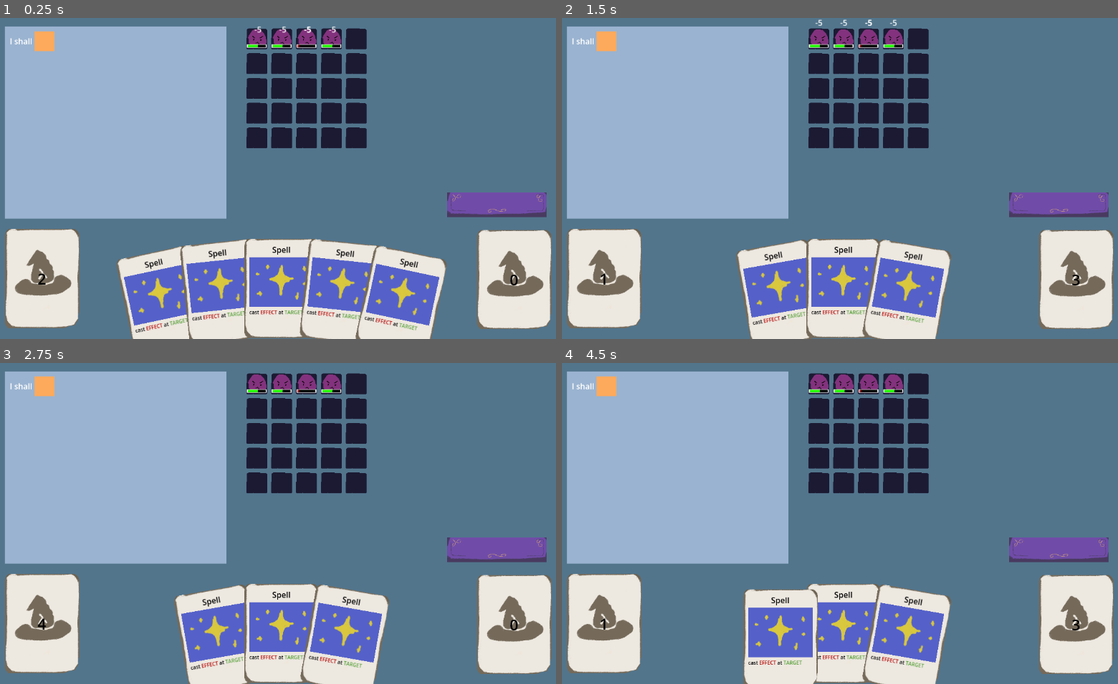
Above: before the commit, frames 1-4 (two rows, left to right).
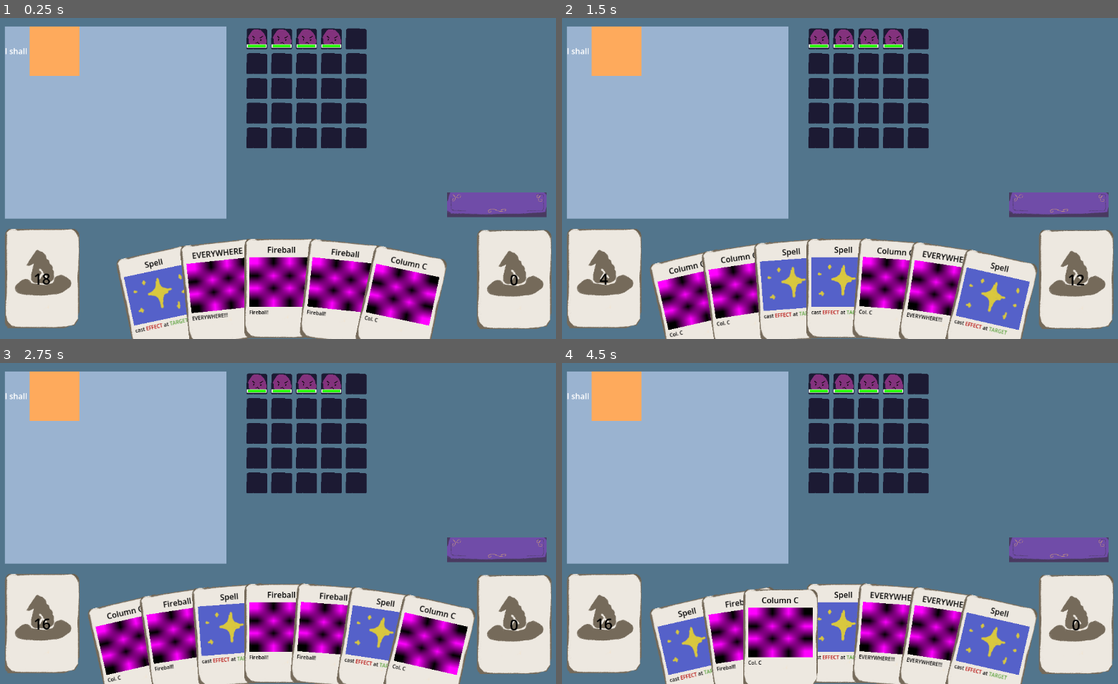
Above: after the commit, the same moments.

Repository: FlyingCheeseDemon/lexomancer
Game: Godot game, scene res://scenes/main.tscn
Same seed, same stepped clock (60 frames per second), same inputs: the game is played once before the commit and once after it.
Inputs (mouse positions are in pixels of both pictures, inside the frame that each line leads up to):
- Up to frame 1 (0.25 s): no input
- Up to frame 2 (1.5 s): click (1056, 204) at 0.5 s; click (1056, 204) at 1.25 s
- Up to frame 3 (2.75 s): click (494, 549) at 2 s
- Up to frame 4 (4.5 s): tap Enter at 2.75, 4.25 s; drag from (606, 623) to (895, 452) at 2.77 s; tap Space at 3.5 s; drag from (1073, 623) to (812, 587) at 3.52 s; move the mouse to (778, 639) at 4.27 s; click (778, 639) at 4.42 s

The runs differ from the first frame. In frame 1, 8.7% of the frame differs, in the area x 0-79%, y 2-98%; in frame 2, 14%; in frame 3, 15%, in the area x 0-86%, y 2-100%; in frame 4, 15%.

Commit message:
basic logic finished

Diff:
--- a/1_resources/statements/_statement_functions.gd
+++ b/1_resources/statements/_statement_functions.gd
@@ -1,4 +1,8 @@
 class_name StatementFunctions
+
+static func execute_root(gamestate:Game,self_statement:Statement) -> void:
+	var modifying:Statement = self_statement.substatement_pointers[0]
+	modifying.execute(gamestate)
 
 static func execute_fireball(_gamestate:Game,_self_statement:Statement) -> Callable:
 	return fireball
--- /dev/null
+++ b/scenes/statement_block_receiver.tscn
@@ -0,0 +1,18 @@
+[gd_scene format=3 uid="uid://ch6lxktaygbvx"]
+
+[ext_resource type="Script" uid="uid://don3nxdkeqry7" path="res://scripts/statement_receiver.gd" id="1_t28a0"]
+
+[node name="StatementBlockReceiver" type="PanelContainer" unique_id=1191217329]
+anchors_preset = 15
+anchor_right = 1.0
+anchor_bottom = 1.0
+offset_right = -1052.0
+offset_bottom = -548.0
+grow_horizontal = 2
+grow_vertical = 2
+script = ExtResource("1_t28a0")
+
+[node name="ColorRect" type="ColorRect" parent="." unique_id=199471403]
+custom_minimum_size = Vector2(100, 100)
+layout_mode = 2
+mouse_filter = 2
--- a/scripts/battlefield.gd
+++ b/scripts/battlefield.gd
@@ -27,6 +27,9 @@
 		return true
 
 func get_entity_from_position(coordinate:Vector2i) -> Entity:
+	var entity = battlefield_grid[coordinate[0]][coordinate[1]]
+	if not is_instance_valid(entity):
+		battlefield_grid[coordinate[0]][coordinate[1]] = null
 	return battlefield_grid[coordinate[0]][coordinate[1]]
 
 #func attack_fields(positions:Array[Vector2i],attack_function:Callable) -> void:
--- a/scripts/card_areas.gd
+++ b/scripts/card_areas.gd
@@ -18,12 +18,36 @@
 		new_card = Card.from_statement(fireball)
 		deck.add_top_deck(new_card)
 
+	for i in range(7):
+		fireball = statement_manager.get_statement_by_name("fireball")
+		new_card = Card.from_statement(fireball)
+		deck.add_top_deck(new_card)
+
+	for i in range(7):
+		fireball = statement_manager.get_statement_by_name("column_2")
+		new_card = Card.from_statement(fireball)
+		deck.add_top_deck(new_card)
+
+	for i in range(2):
+		fireball = statement_manager.get_statement_by_name("everywhere")
+		new_card = Card.from_statement(fireball)
+		deck.add_top_deck(new_card)
+
+	deck.shuffle()
+
 	for i in range(5):
 		var drawn_card = deck.draw()
 		hand.add_card(drawn_card)
 
+	self.set_root_spell()
+
+func set_root_spell() -> void:
 	var root = statement_manager.get_statement_by_name("root")
-	spell_book.add_statement(spell_book.statement_container,root)
+	var block = StatementBlock.constructor(root)
+	spell_book.add_child(block)
+	spell_book.root_node = block
+	spell_book.root = root
+	block.connect("statement_block_clicked",_on_statement_block_clicked)
 
 func _on_hand_card_dragged_in_hand(card:CardCtrl,source_hand:Hand) -> void:
 	if not drag_drop.dragged_card:
@@ -43,14 +67,14 @@
 func _on_hand_mouse_exit(hovered_hand:Hand) -> void:
 	hovered_hand.hover_card_stop()
 
-func _end_turn_card_management() -> void:
+func end_turn_card_management() -> void:
 	# discard remaining hand
 	for card_ctrl in hand.get_children():
 		hand.remove_card(card_ctrl)
 		discard.add_top_deck(card_ctrl.card)
 		card_ctrl.queue_free()
 
-	for i in range(3):
+	for i in range(7):
 		if deck.get_length() == 0:
 			deck.card_list = discard.card_list
 			discard.card_list = []
@@ -61,3 +85,28 @@
 		var card:Card = deck.draw()
 		hand.add_card(card)
 	# redraw to ... idk 7?
+
+func add_statement_to_spellbook(target:StatementBlockReceiver, stat:Statement) -> void:
+	var block:StatementBlock = spell_book.add_statement(target, stat)
+	block.connect("statement_block_clicked",_on_statement_block_clicked)
+
+func _on_statement_block_clicked(clicked_block:StatementBlock,clicked_container:StatementBlockReceiver) -> void:
+	if not drag_drop.dragged_card:
+		return
+
+	if drag_drop.dragged_card.card.statement_node.type != clicked_container.type:
+		print("Cannot put card of type " + str(drag_drop.dragged_card.card.statement_node.type) + " into slot of type " + str(clicked_container.type))
+		return
+
+	self.add_statement_to_spellbook(clicked_container,drag_drop.dragged_card.card.statement_node)
+	discard.add_top_deck(drag_drop.dragged_card.card)
+	var temp = drag_drop.dragged_card
+	drag_drop.dragged_card = null
+	temp.queue_free()
+
+func get_root_spell() -> Statement:
+	return spell_book.root
+
+func reset_spell_blook() -> void:
+	spell_book.clear()
+	self.set_root_spell()
--- a/scripts/game.gd
+++ b/scripts/game.gd
@@ -15,16 +15,10 @@
 		enemy = entity_manager.get_entity_by_name("pink_slime")
 		battlefield.add_entity(enemy,Vector2i(i,0))
 
-	var fireball:Statement = statement_manager.get_statement_by_name("fireball")
-	var columnC:Statement = statement_manager.get_statement_by_name("column_2")
-	var every:Statement = statement_manager.get_statement_by_name("everywhere")
-	var spell:Statement = statement_manager.get_statement_by_name("spell1")
-	spell.set_substatement(fireball,0)
-	spell.set_substatement(columnC,1)
-	spell.execute(self)
-	spell.clear_substatement(1)
-	spell.set_substatement(every,1)
-	spell.execute(self)
 
 func _on_end_turn_button_button_up() -> void:
-	card_manager._end_turn_card_management()
+	var root_spell:Statement = card_manager.get_root_spell()
+	if root_spell.check_executable_recursively():
+		root_spell.execute(self)
+	card_manager.reset_spell_blook()
+	card_manager.end_turn_card_management()
--- a/scripts/spell_book.gd
+++ b/scripts/spell_book.gd
@@ -5,7 +5,16 @@
 @onready var statement_container:Container = $MarginContainer
 
 var root:Statement = null
+var root_node:StatementBlock
 
-func add_statement(target:Container, stat:Statement) -> void:
+func add_statement(target:StatementBlockReceiver, stat:Statement) -> StatementBlock:
 	var block = StatementBlock.constructor(stat)
 	target.add_child(block)
+	var parent_statement:Statement = target.get_parent().statement_node
+	var target_index_in_parent = target.index
+	parent_statement.set_substatement(stat,target_index_in_parent)
+	return block
+
+func clear() -> void:
+	self.root_node.queue_free()
+	self.root = null
--- a/scripts/statement.gd
+++ b/scripts/statement.gd
@@ -43,6 +43,14 @@
 
 	return self.execute_fnc.call(game,self)
 
+func check_executable_recursively() -> bool:
+	for substatement in substatement_pointers:
+		if not substatement: # if it doesn't exist
+			return false
+		if not substatement.check_executable_recursively(): # or is not filled
+			return false
+	return true
+
 static func constructor(statement_data: StatementData) -> Statement:
 	var obj := self_scene.instantiate()
 	obj.data = statement_data.duplicate()
--- a/scripts/statement_block.gd
+++ b/scripts/statement_block.gd
@@ -1,10 +1,12 @@
-extends HFlowContainer
+extends Container
 
 class_name StatementBlock
 
 const scene = "res://scenes/statement_block.tscn"
 
 var statement_node:Statement
+
+signal statement_block_clicked
 
 static func constructor(statement:Statement) -> StatementBlock:
 	var self_scene = load(scene)
@@ -28,8 +30,13 @@
 			# the subnode is a container where we can drop in another one.
 			# to do: make a scene which has all the necessary plumbing
 			new_node = StatementBlockReceiver.constructor(self.statement_node.substatement_types[index])
+			new_node.index = index
+			new_node.connect("receiver_clicked",_on_receiver_clicked)
 		else:
 			new_node = Label.new()
 			new_node.text = substring
 		node_array.append(new_node)
 	return node_array
+
+func _on_receiver_clicked(receiverNode:StatementBlockReceiver) -> void:
+	statement_block_clicked.emit(self,receiverNode)
--- a/scripts/statement_receiver.gd
+++ b/scripts/statement_receiver.gd
@@ -1,14 +1,27 @@
-extends ColorRect
+extends Container
 
 class_name StatementBlockReceiver
 
+@onready var background = $ColorRect
+const scene = "res://scenes/statement_block_receiver.tscn"
+
 var type:ENUMS.ST_TYPES
+var index:int # the index within the statement
+
+signal receiver_clicked
 
 static func constructor(desired_type:ENUMS.ST_TYPES) -> StatementBlockReceiver:
-	var obj = StatementBlockReceiver.new()
+	var self_scene = load(scene)
+	var obj = self_scene.instantiate()
 	obj.type = desired_type
 	return obj
 
 func _ready() -> void:
 	self.custom_minimum_size = Vector2(40,40)
-	color = COLORS.ST_COLORS[type]
+	background.color = COLORS.ST_COLORS[type]
+	self.connect("gui_input",_on_gui_input)
+
+func _on_gui_input(event: InputEvent) -> void:
+	if event is InputEventMouseButton:
+		if event.button_index == MOUSE_BUTTON_LEFT and event.pressed:
+			receiver_clicked.emit(self)
